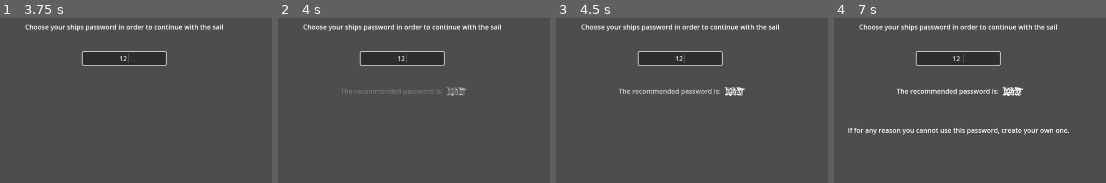
Above: before the commit, frames 1-4 (left to right).
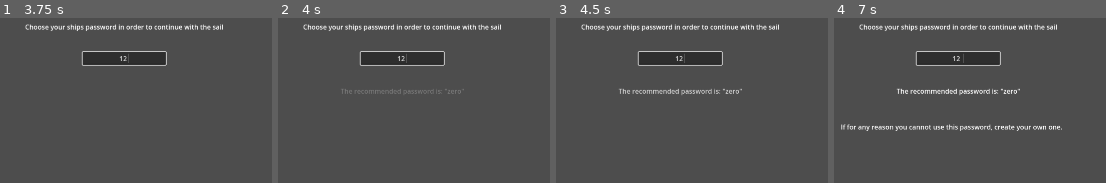
Above: after the commit, the same moments.

Repository: matouseek/game-jam-25
Game: Godot game, scene res://scenes/minigames/password.tscn
The game is run twice, just before and just after one commit, with the same random seed, the same clock (stepped at 60 frames per second) and the same inputs. The project has no main scene, so this scene is started directly. The engine's default icon, where the game draws it, is replaced by a stand-in: a white triangle on a blue panel in a dark square. Sound files missing from this copy of the repository are replaced by a short silence.
Inputs (mouse positions are in pixels of both pictures, inside the frame that each line leads up to):
- Up to frame 1 (3.75 s): click (125, 57) at 0.52 s; type "12" at 0.6 s; move the mouse to (outside the picture) at 1.27 s; move the mouse to (outside the picture) at 2.02 s; tap Enter at 2.75 s; move the mouse to (outside the picture) at 2.77 s; tap Space at 3.5 s; move the mouse to (outside the picture) at 3.52 s
- Up to frame 2 (4 s): no input
- Up to frame 3 (4.5 s): move the mouse to (outside the picture) at 4.27 s
- Up to frame 4 (7 s): tap Enter at 5 s; move the mouse to (872, 93) at 5.02 s; tap Space at 5.75 s; move the mouse to (outside the picture) at 5.77 s; move the mouse to (991, 49) at 6.52 s

Frame 1 is identical in both runs. In frame 2, 0.2% of the frame differs, in the area x 61-70%, y 41-48%; in frame 3, 0.3%; in frame 4, 2.8%, in the area x 2-87%, y 41-71%.

Commit message:
Add travel back option

Diff:
--- a/scenes/minigames/password.tscn
+++ b/scenes/minigames/password.tscn
@@ -4,6 +4,7 @@
 
 [node name="Password" type="Node2D"]
 script = ExtResource("1_ev1fv")
+travelling_back = true
 
 [node name="Control" type="Control" parent="."]
 layout_mode = 3
@@ -38,20 +39,11 @@
 [node name="PasswordInstructionsLabel1" type="Label" parent="Control"]
 modulate = Color(1, 1, 1, 0)
 layout_mode = 1
-anchors_preset = 8
-anchor_left = 0.5
-anchor_top = 0.5
-anchor_right = 0.5
-anchor_bottom = 0.5
-offset_left = -265.0
-offset_top = 161.0
-offset_right = 267.0
-offset_bottom = 184.0
-grow_horizontal = 2
-grow_vertical = 2
+offset_left = -282.0
+offset_top = 153.0
+offset_right = 276.54
+offset_bottom = 176.0
 text = "If for any reason you cannot use this password, create your own one."
-horizontal_alignment = 1
-vertical_alignment = 1
 
 [node name="PasswordWeakLabel" type="Label" parent="Control"]
 visible = false
@@ -113,16 +105,9 @@
 [node name="PasswordInstructionsLabel2" type="Label" parent="Control"]
 modulate = Color(1, 1, 1, 0)
 layout_mode = 1
-anchors_preset = 8
-anchor_left = 0.5
-anchor_top = 0.5
-anchor_right = 0.5
-anchor_bottom = 0.5
-offset_left = -265.0
-offset_top = 205.0
-offset_right = 267.0
-offset_bottom = 305.0
-grow_horizontal = 2
-grow_vertical = 2
+offset_left = -282.0
+offset_top = 184.0
+offset_right = 276.54
+offset_bottom = 284.0
 text = "- The password must be exactly 10 characters long
 - The sum of all digits in the password must be equal to 90"
--- a/scripts/password.gd
+++ b/scripts/password.gd
@@ -1,4 +1,6 @@
 extends Node2D
+
+@export var travelling_back : bool = false
 
 const MAX_STATE: int = 3
 
@@ -10,11 +12,14 @@
 const TEXT_TWEEN_DURATION : float = 1
 const TIME_BEFORE_TWEEN : float = 1
 
-const PASSWD_VALUE : String = "9999999999"
+var PASSWD_VALUE : String = "9999999999"
 
 # Called when the node enters the scene tree for the first time.
 func _ready() -> void:
 	$Control/PasswordLineEdit.text_submitted.connect(change_global_state)
+
+	if travelling_back:
+		rewrite_text_for_travelling_back()
 
 	tween_label(CHANGE_PASSWORD)
 
@@ -65,3 +70,17 @@
 func end_minigame() -> void:
 	print("Ending Minigame")
 	GM.level_completed.emit()
+
+func rewrite_text_for_travelling_back():
+	$Control/RecommendedPasswordLabel.text = "The recommended password is: \"zero\""
+
+	$Control/PasswordWeakLabel.text = "Password Strength: 10/10"
+	$Control/PasswordWeakLabel.modulate.r = 0
+	$Control/PasswordWeakLabel.modulate.g = 1
+
+	PASSWD_INSTRUCT_2.text = "- The password must begin with your credit card number
+	- This has to be followed by your credit card expiry date
+	- The password must end with the three numbers on the back of your credit card
+	- Make sure you are connected to the internet before submitting!"
+
+	PASSWD_VALUE = "zero"
Not shown: 1 places in scenes/main_menu.tscn that only renumber resources
